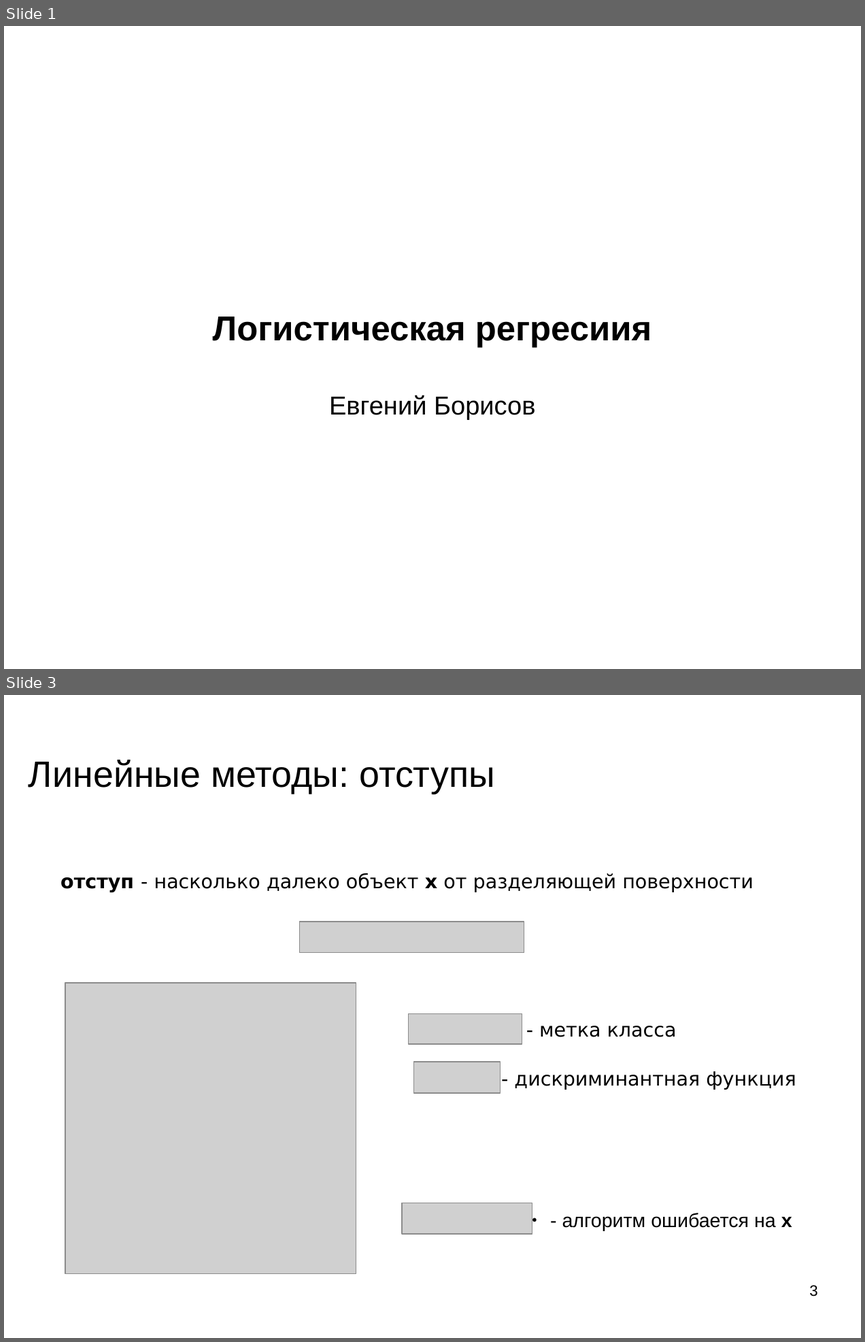
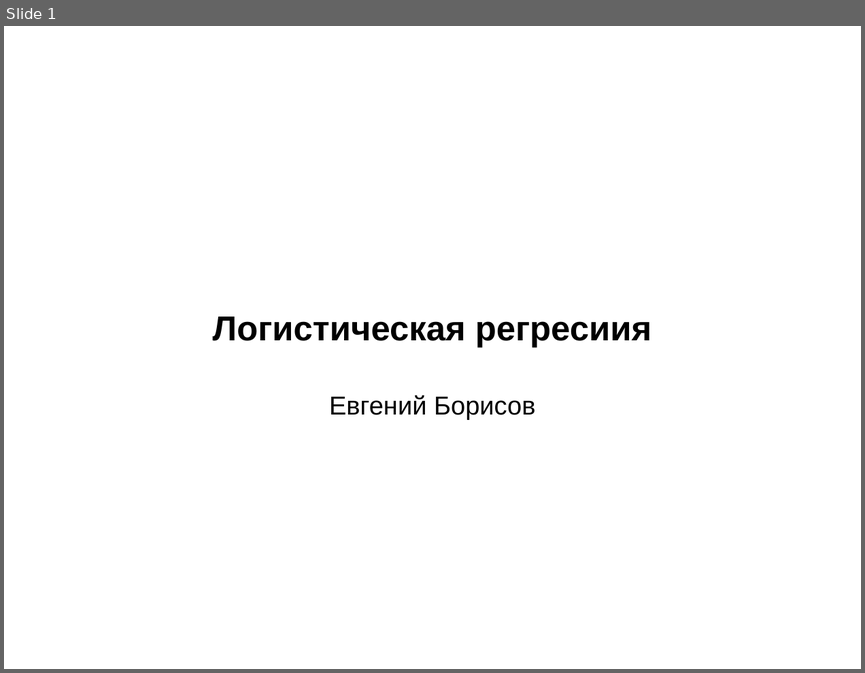
Before and after one commit to mechanoid5/ml_lectorium_legacy, a slide deck: 17-regression-logistic.odp. Shown one above the other, each under a label of ours: slides 1 and 3 before the commit, slide 1 after it; the slides between them are not shown. The pictures are 865x1342 and 865x673 pixels, drawn with LibreOffice and Linux fonts; fonts in the diff are those of the drawing; grey boxes stand for pictures; background and template pictures are left out. Boxes give left, top, right and bottom in pixels: in the first picture for what was removed or moved away, otherwise in the second. Text is boxed around its words. In the diff, an @@ line names an element or a change of style, - is before the commit and + after.

```diff
--- a/17-regression-logistic.odp
+++ b/17-regression-logistic.odp
@@ slide 3 removed at [4,695,861,1338], background picture (left out) @@
@@ title removed at [28,760,495,794] @@
-Линейные методы: отступы
@@ text removed at [60,873,753,892] @@
-отступ - насколько далеко объект х от разделяющей поверхности
@@ picture removed at [299,921,524,952] @@
@@ picture removed at [65,983,356,1274] @@
@@ picture removed at [409,1014,521,1044] @@
@@ text removed at [539,1025,677,1037] @@
-- метка класса
@@ picture removed at [415,1062,501,1093] @@
@@ text removed at [514,1071,796,1089] @@
-- дискриминантная функция
@@ picture removed at [402,1203,532,1234] @@
@@ text removed at [562,1212,792,1230] @@
-● - алгоритм ошибается на х
@@ page number removed at [809,1285,817,1296] @@
-3
```
Also in this commit, not shown: 2 slides changed, 2 slides added, 4 other slides removed.
